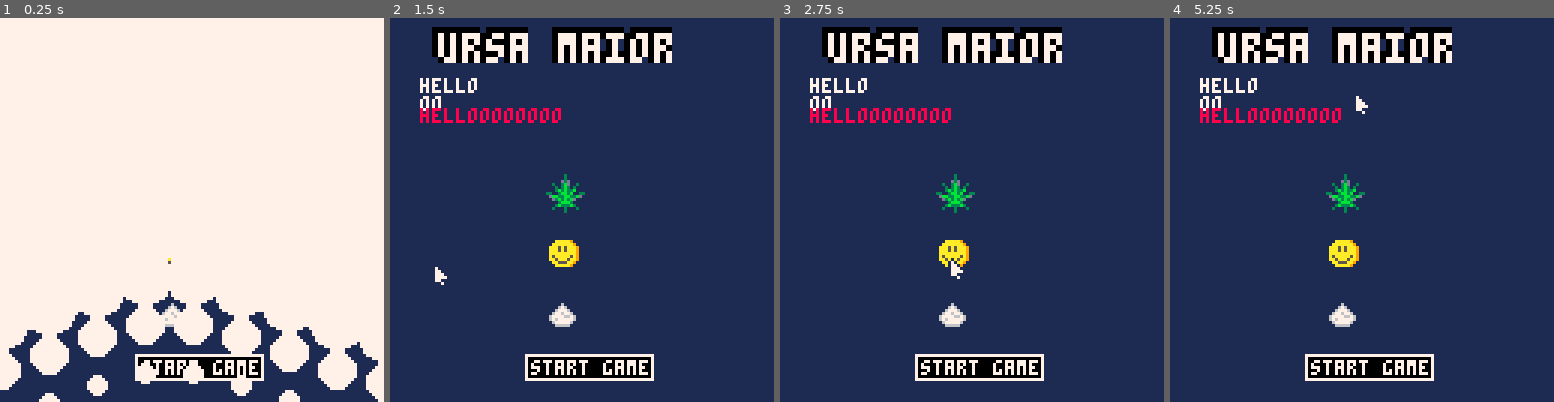
Above: before the commit, frames 1-4 (left to right).
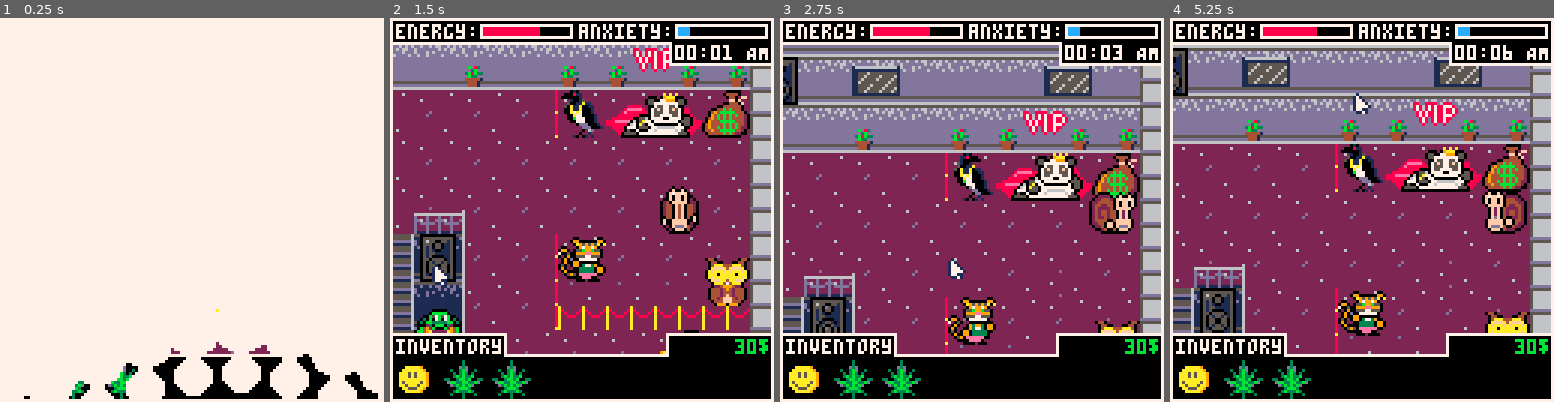
Above: after the commit, the same moments.

Repository: ekaktusz/ld53delivery
Game: PICO-8 cartridge delivery.p8
The game is run twice, just before and just after one commit, with the same random seed, the same clock (stepped at 60 frames per second) and the same inputs.
Inputs (mouse positions are in pixels of both pictures, inside the frame that each line leads up to):
- Up to frame 1 (0.25 s): no input
- Up to frame 2 (1.5 s): click (670, 121) at 0.67 s; click (436, 267) at 1.22 s
- Up to frame 3 (2.75 s): hold Right 1.6-2.1 s; click (887, 114) at 1.77 s; hold Up 2.15-2.42 s; click (952, 259) at 2.32 s; hold Right from 2.47 s (still down)
- Up to frame 4 (5.25 s): click (1404, 106) at 2.87 s; release Right at 3.03 s; hold Left 3.08-3.58 s; click (1465, 256) at 3.42 s; hold Down 3.63-3.97 s; click (1231, 102) at 3.97 s; hold Right 4.02-4.68 s; click (1292, 248) at 4.52 s; hold Up 4.73-5.03 s; click (1354, 94) at 5.07 s; hold Left from 5.08 s (still down)

The runs differ from the first frame. In frame 1, 12% of the frame differs, in the area x 0-99%, y 62-100%; in frame 2, 95%; in frame 3, 95%; in frame 4, 96%, in the area x 0-100%, y 0-100%.

Commit message:
button glitch fixes and yourwinner things

Diff:
--- a/include/dealer.lua
+++ b/include/dealer.lua
@@ -23,7 +23,9 @@
     dealer.buy_btn3 = button_new(shop.x + flr(shop.w/3)*2, shop.y+flr(shop.h/3)*2 + 3, flr(shop.w/3)-1, 12, "buy")
     dealer.close_btn = button_new(shop.x + shop.w - 6, shop.y -8, 6, 8, "x", 9, 8, 0, 9)
     dealer.close_btn.on_click = function()
-        dealer.in_shop = false
+        if not mouse.old_click and mouse.click then
+            dealer.in_shop = false
+        end
     end
     dealer.buy_btn1.on_click = function()
         --inventory_add_drug("marijuana")
@@ -84,7 +86,7 @@
     else
         if mouse_in_area(dealer.x, dealer.y, dealer.w, dealer.h) and not mouse.dragged then
             mouse.triggered = true
-            if mouse.click then
+            if not mouse.old_click and mouse.click then
 
                 pcenter = get_center(player.x,player.y,player.w,player.h)
                 dcenter = get_center(dealer.x,dealer.y,dealer.w,dealer.h)
--- a/include/game_over_screen.lua
+++ b/include/game_over_screen.lua
@@ -12,6 +12,11 @@
         frame_col = 7,
         reason = _reason
     }
+
+    if _reason == "yourwinner" then
+        game_over_screen.y = 20 + cam.y
+    end
+
     game_over_screen.reset_btn = button_new(game_over_screen.x-cam.x+ 29, --x coord
                                             game_over_screen.y-cam.y+ 35,  -- y coord
                                             flr(game_over_screen.sx/3), -- width
@@ -28,7 +33,9 @@
 
     local offsetx = 30
     local offsety = 7
-    sspr(0,16,32,16,game_over_screen.x+offsetx,game_over_screen.y+offsety)
+    if game_over_screen.reason != "yourwinner" then
+        sspr(0,16,32,16,game_over_screen.x+offsetx,game_over_screen.y+offsety)
+    end
 
     local offsetx = 5
     local offsety = 26
--- a/include/game_state.lua
+++ b/include/game_state.lua
@@ -62,6 +62,7 @@
         passed_seconds += 1
         player.energy -= 0.008
         if passed_seconds >= game_duration_seconds then
+            game_over = true
             init_game_over_screen("yourwinner")
         end
     end
@@ -91,7 +92,7 @@
     if player.energy <= 0 and not game_over then
         -- TODO game over
         game_over = true
-        init_game_over_screen("energy")
+        init_game_over_screen("yourwinner")
     elseif player.energy >= 1 then
         player.energy = 1
     end
--- a/include/main.lua
+++ b/include/main.lua
@@ -1,7 +1,7 @@
 function _init()
-    --game_state_init()
+    game_state_init()
     --splash_state_init()
-    menu_state_init()
+    --menu_state_init()
 end
 
 function _update60()
